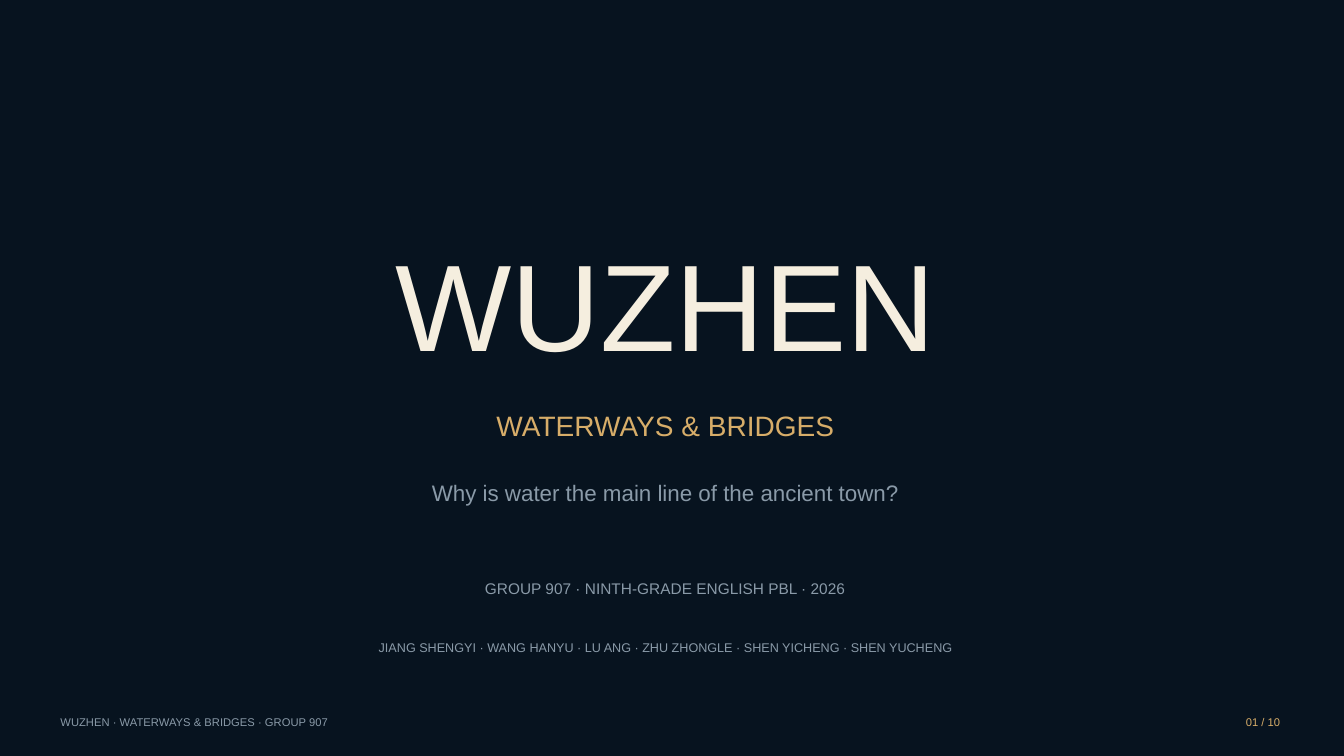
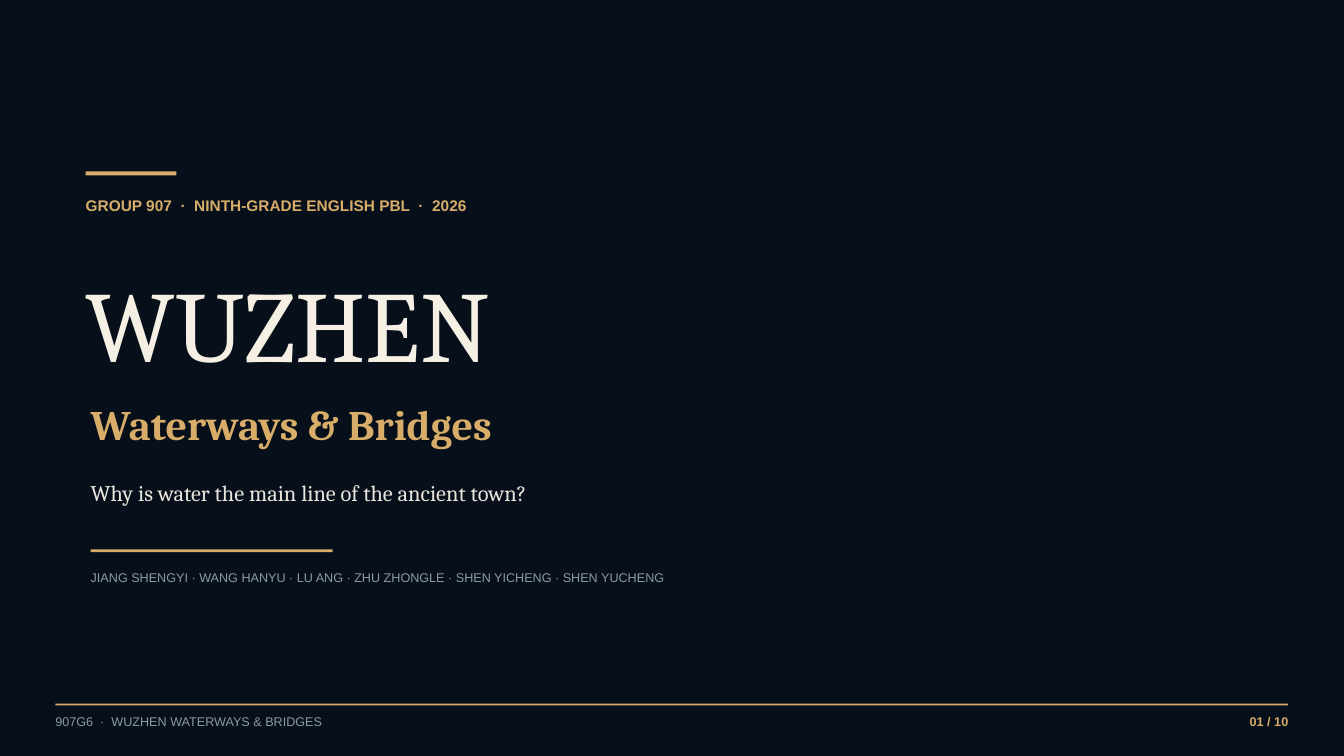
Before and after one commit to zhuaisha/wuzhen-waterways, a slide deck: slide 1 of public/assets/wuzhen_waterways_presentation.pptx. Drawn at 1344x756 pixels with LibreOffice and Linux fonts; fonts in the diff are those of the drawing; background and template pictures are left out. Boxes give left, top, right and bottom in pixels: in the first picture for what was removed or moved away, otherwise in the second. Text is boxed around its words. In the diff, an @@ line names an element or a change of style, - is before the commit and + after.

```diff
--- a/public/assets/wuzhen_waterways_presentation.pptx
+++ b/public/assets/wuzhen_waterways_presentation.pptx
@@ rectangle removed at <box>0,0,1344,756</box> @@
@@ rectangle added at <box>86,171,176,175</box>, fill #D7AD69 @@
@@ text "GROUP 907 · NINTH-GRADE ENGLISH ...": place and size @@
-text "GROUP 907 · NINTH-GRADE ENGLISH ..." at <box>485,583,845,594</box>
+text "GROUP 907 · NINTH-GRADE ENGLISH ..." at <box>86,200,466,211</box>
@@ text "GROUP 907 · NINTH-GRADE ENGLISH ..." at <box>86,200,466,211</box>: text colour #8A9AA8 to #D7AD69, bold on; alignment centre to left; more space between paragraphs @@
@@ text "WUZHEN": place and size @@
-text "WUZHEN" at <box>395,266,935,353</box>
+text "WUZHEN" at <box>86,294,490,363</box>
@@ text "WUZHEN" at <box>86,294,490,363</box>: size 88 to 72 pt, font Arial to Cambria, text colour #F5EEDF to #F5F0E3; alignment centre to left; more space between paragraphs; vertical alignment middle to top @@
@@ text at <box>91,411,492,450</box>: text changed; size 20 to 30 pt; font Arial to Cambria; bold on @@
-WATERWAYS & BRIDGES
+Waterways & Bridges
@@ text "Why is water the main ...": place and size @@
-text "Why is water the main ..." at <box>432,485,899,506</box>
+text "Why is water the main ..." at <box>91,485,527,506</box>
@@ text "Why is water the main ..." at <box>91,485,527,506</box>: font Arial to Cambria, text colour #8A9AA8 to #E8E5DC; alignment centre to left; more space between paragraphs @@
@@ rectangle added at <box>91,549,333,553</box>, fill #D7AD69 @@
@@ text "JIANG SHENGYI · WANG HANYU ...": place and size @@
-text "JIANG SHENGYI · WANG HANYU ..." at <box>379,643,952,652</box>
+text "JIANG SHENGYI · WANG HANYU ..." at <box>91,573,664,582</box>
@@ text "JIANG SHENGYI · WANG HANYU ..." at <box>91,573,664,582</box>: alignment centre to left; more space between paragraphs @@
@@ text at <box>55,717,322,726</box>: text changed; size 8 to 9 pt @@
-WUZHEN · WATERWAYS & BRIDGES · GROUP 907
+907G6 · WUZHEN WATERWAYS & BRIDGES
@@ rectangle added at <box>55,704,1289,706</box>, fill #D7AD69 @@
@@ text "01 / 10" at <box>1250,717,1288,726</box>: size 8 to 9 pt, bold on; more space between paragraphs @@
```
Also in this commit, not shown: 6 other slides changed, 3 slides added, 3 slides removed, 3 other files.
